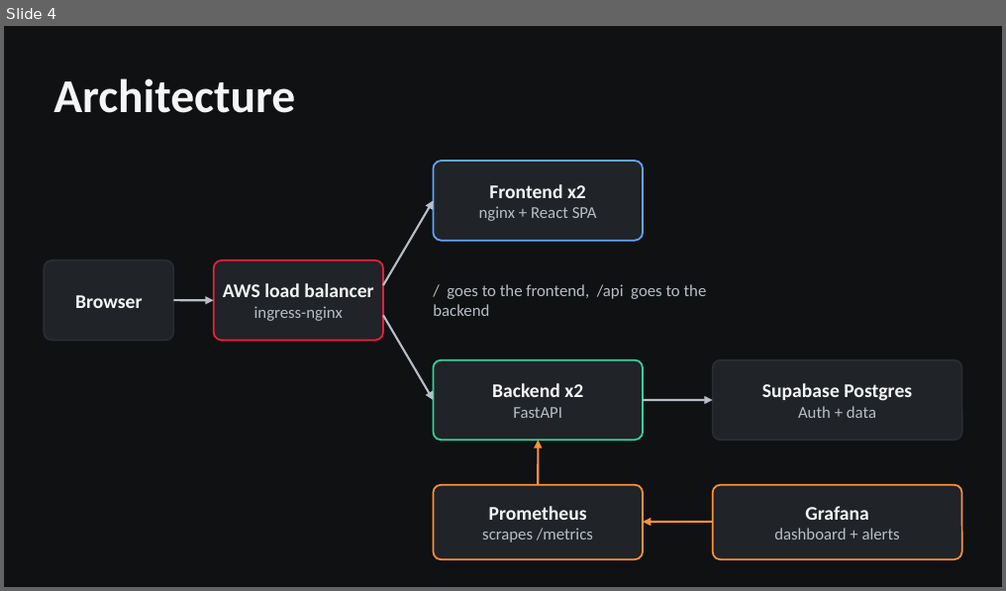
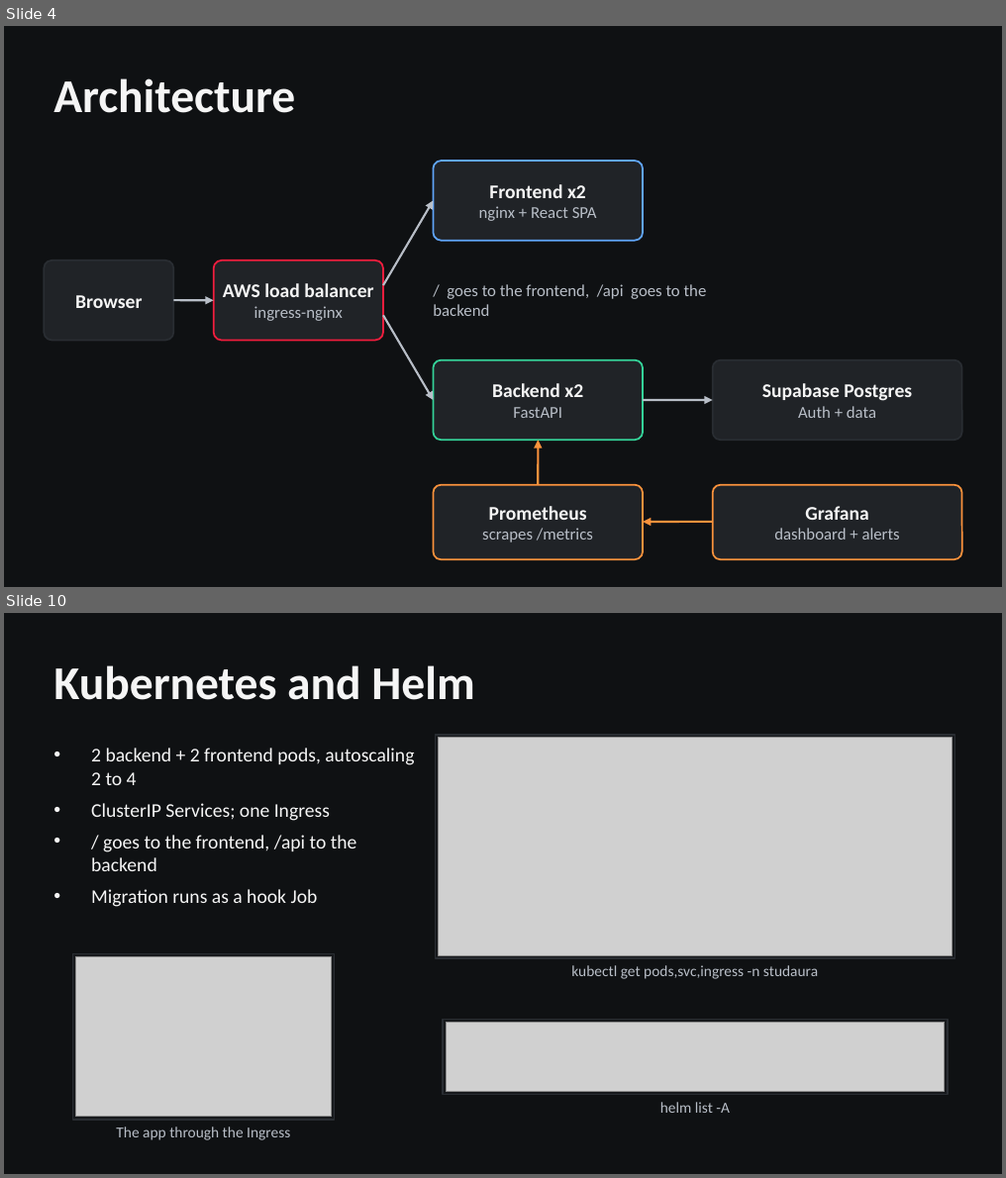
Before and after one commit to Avishkar74/StudAura, a slide deck: demo/StudAura-presentation.pptx. Shown one above the other, each under a label of ours: slide 4 before the commit, slides 4 and 10 after it; the slides between them are not shown. The pictures are 1006x591 and 1006x1178 pixels, drawn with LibreOffice and Linux fonts; fonts in the diff are those of the drawing; grey boxes stand for pictures. Boxes give left, top, right and bottom in pixels: in the first picture for what was removed or moved away, otherwise in the second. Text is boxed around its words. In the diff, an @@ line names an element or a change of style, - is before the commit and + after.

Commit message:
docs: grid evidence in the README, submission guide, deck with screenshots (#44)
All screenshots, clickable grids in the README, a module-by-module submission guide and a 14-slide deck that uses the screenshots; resource counts corrected to 35.

```diff
--- a/demo/StudAura-presentation.pptx
+++ b/demo/StudAura-presentation.pptx
@@ slide 10 added at bbox=[4, 613, 1002, 1174], background #0F1113 @@
@@ text added at bbox=[54, 665, 474, 700], 34 pt, text #F5F5F5, bold @@
+Kubernetes and Helm
@@ text added at bbox=[91, 748, 414, 907], 14 pt, text #F5F5F5 @@
+• 2 backend + 2 frontend pods, autoscaling 2 to 4
+• ClusterIP Services; one Ingress
+• / goes to the frontend, /api to the backend
+• Migration runs as a hook Job
@@ rectangle added at bbox=[435, 735, 955, 959], fill #17191C, outline #292D32 1 pt @@
@@ picture added at bbox=[438, 738, 952, 956] @@
@@ rectangle added at bbox=[73, 955, 335, 1120], fill #17191C, outline #292D32 1 pt @@
@@ picture added at bbox=[76, 958, 332, 1117] @@
@@ text added at bbox=[571, 965, 818, 979], 11 pt, text #B8BEC7 @@
+kubectl get pods,svc,ingress -n studaura
@@ rectangle added at bbox=[444, 1019, 948, 1095], fill #17191C, outline #292D32 1 pt @@
@@ picture added at bbox=[447, 1022, 945, 1092] @@
@@ text added at bbox=[660, 1102, 730, 1113], 11 pt, text #B8BEC7 @@
+helm list -A
@@ text added at bbox=[116, 1127, 290, 1141], 11 pt, text #B8BEC7 @@
+The app through the Ingress
```
Also in this commit, not shown: 8 slides changed, 3 other slides added, 2 slides removed, 29 other files.
